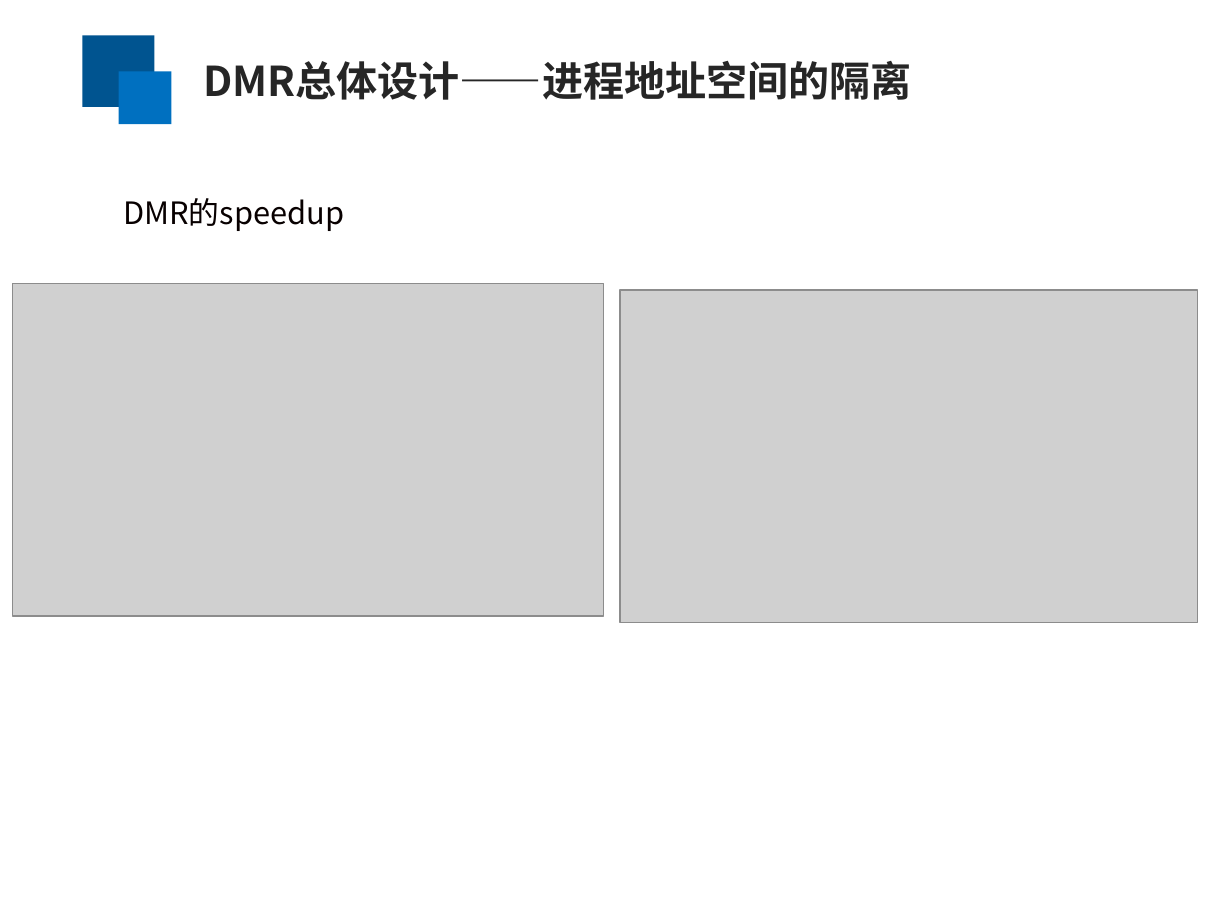
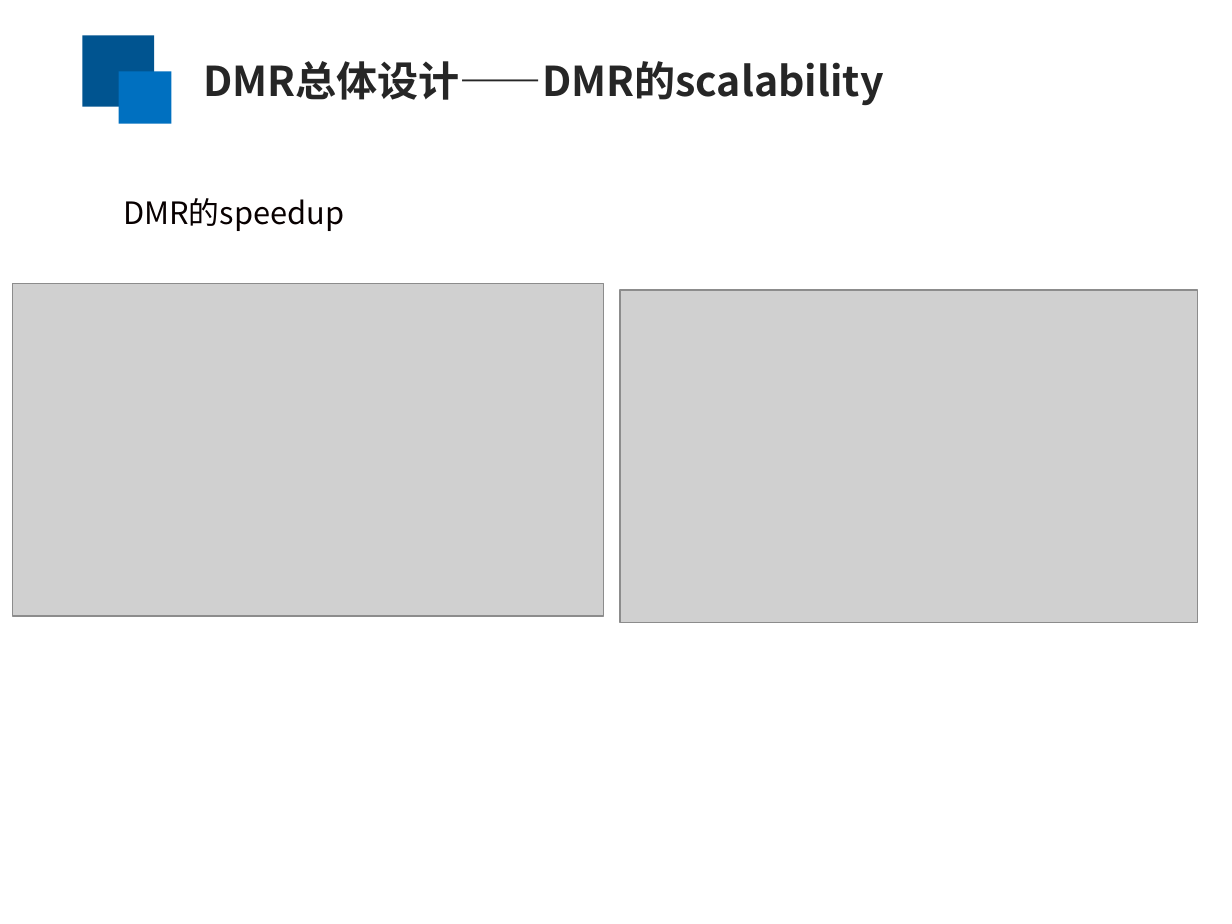
Before and after one commit to yufenyu/work, a slide deck: slide 13 of dmr_paper/paper/chinaSys-2016.ppt. Drawn at 1232x924 pixels with LibreOffice and Linux fonts; fonts in the diff are those of the drawing; grey boxes stand for pictures. Boxes give left, top, right and bottom in pixels: in the first picture for what was removed or moved away, otherwise in the second. Text is boxed around its words. In the diff, an @@ line names an element or a change of style, - is before the commit and + after.

```diff
--- a/dmr_paper/paper/chinaSys-2016.ppt
+++ b/dmr_paper/paper/chinaSys-2016.ppt
@@ text at (203,61,883,105): text changed @@
-DMR总体设计——进程地址空间的隔离
+DMR总体设计——DMR的scalability
```
Also in this commit, not shown: 7 other slides changed.
